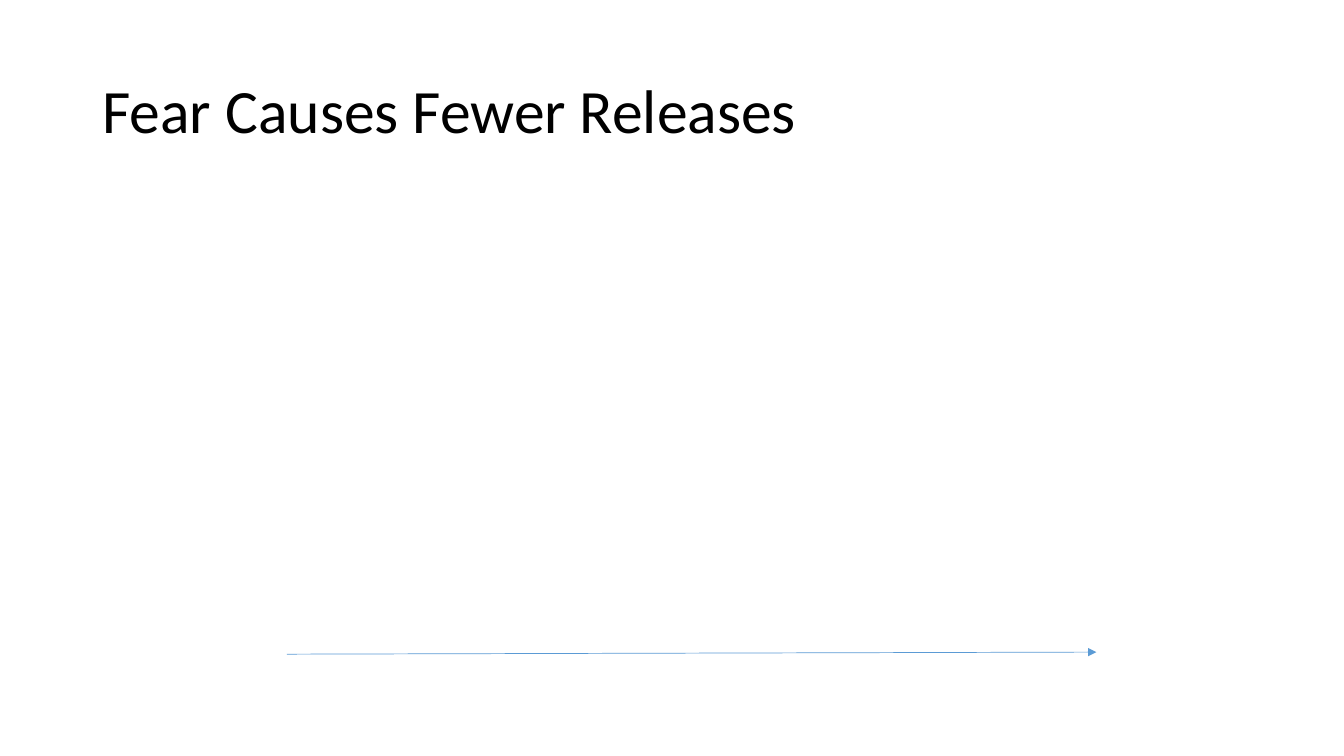
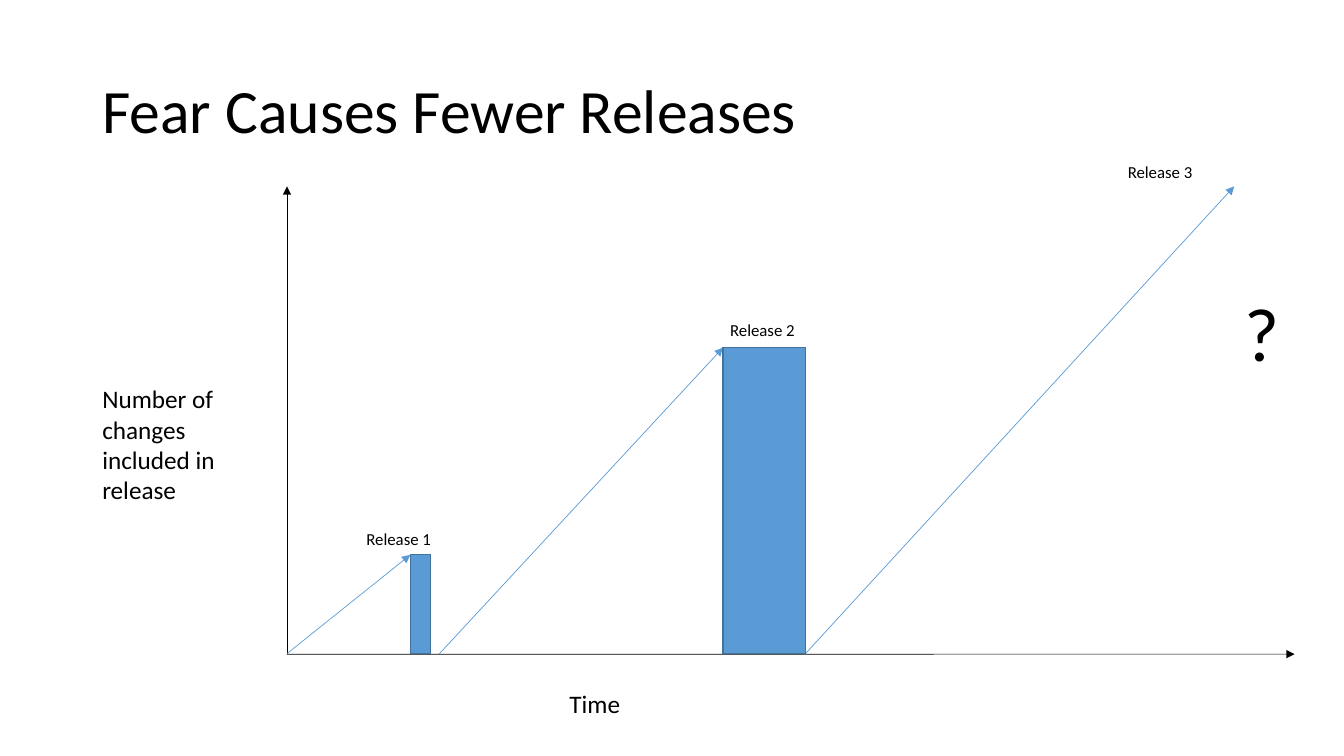
Before and after one commit to way0utwest/DatabaseDevOpsMS, a slide deck: slide 4 of Section 3 - Release Management/Section3-ReleaseManagement.pptx (slide 2 before the commit). Drawn at 1344x756 pixels with LibreOffice and Linux fonts; fonts in the diff are those of the drawing. Boxes give left, top, right and bottom in pixels: in the first picture for what was removed or moved away, otherwise in the second. Text is boxed around its words. In the diff, an @@ line names an element or a change of style, - is before the commit and + after.

```diff
--- a/Section 3 - Release Management/Section3-ReleaseManagement.pptx
+++ b/Section 3 - Release Management/Section3-ReleaseManagement.pptx
@@ text added at (1128,166,1192,178), 12 pt, text #000000 @@
+Release 3
@@ arrow added from (287, 653) to (287, 187), #000000 0.5 pt @@
@@ arrow added from (806, 653) to (1234, 187), #5B9BD5 0.5 pt @@
@@ text added at (1234,281,1295,383), 54 pt, text #000000 @@
+?
@@ text added at (730,324,794,336), 12 pt, text #000000 @@
+Release 2
@@ arrow added from (440, 654) to (723, 348), #5B9BD5 0.5 pt @@
@@ rectangle added at (723,348,806,654), fill #5B9BD5, outline #43739E 1 pt @@
@@ text added at (102,390,215,500), 18 pt, text #000000 @@
+Number of changes included in release
@@ text added at (366,533,430,545), 12 pt, text #000000 @@
+Release 1
@@ arrow added from (287, 653) to (410, 556), #5B9BD5 0.5 pt @@
@@ rectangle added at (410,555,431,653), fill #5B9BD5, outline #43739E 1 pt @@
@@ arrow moved from (287, 654) - (1097, 652) to (287, 654) - (1295, 654) @@
@@ arrow (287, 654) - (1295, 654): stroke #5B9BD5 0.5 pt to #000000 0.5 pt @@
@@ text added at (569,695,620,713), 18 pt, text #000000 @@
+Time
```
Also in this commit, not shown: 14 slides added, 14 other files.
